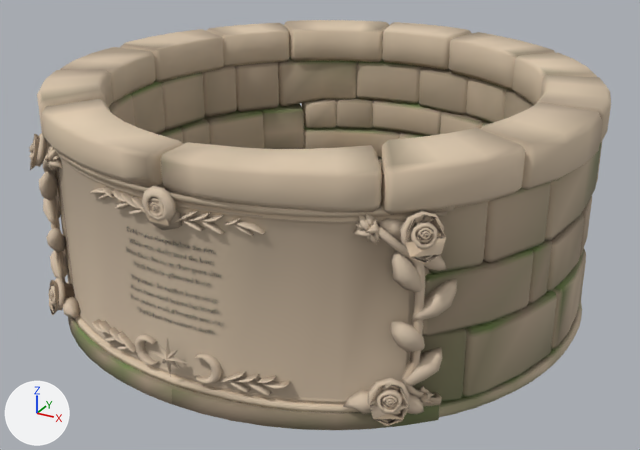
A saved change to the glTF model world/assets/models/inscriptions/site1-well-live.glb.
The view is the same before and after, from a 50 mm lens placed at (1.87, -3.45, 2.02), pointed at (0.02, -0.08, 0.33). Lighting does not change. The marker at lower left points along +X, +Y and +Z. The older version comes first. Vertices at exactly the same position are counted once.

In view in the first picture: 'Monument_site1'.
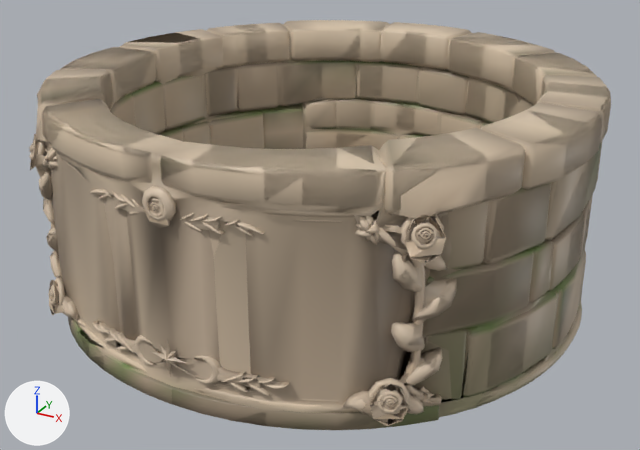
Changed parts and their boxes [x1, y1, x2, y2] in the pictures (640 x 450 px):
'lod_far', added (brown)
    after: [31, 24, 603, 423]
'lod_near', added
    after: [33, 22, 604, 430]
part 1 of me_monument_site1_mesh, deleted
    before: [126, 227, 224, 335]
part 2 of me_monument_site1_mesh, recoloured
    both: [30, 22, 611, 427]

Patch to the scene script:
```diff
--- a/world/assets/models/inscriptions/site1-well-live.glb.py
+++ b/world/assets/models/inscriptions/site1-well-live.glb.py
@@ mat_defaultmaterial @@
+mat_defaultmaterial = bpy.data.materials.new('DefaultMaterial')
+mat_defaultmaterial.use_nodes = True; mat_defaultmaterial.node_tree.nodes.clear()
+_N = mat_defaultmaterial.node_tree.nodes; _L = mat_defaultmaterial.node_tree.links
+n0 = _N.new('ShaderNodeOutputMaterial'); n0.name = 'Material Output'
+n1 = _N.new('ShaderNodeBsdfPrincipled'); n1.name = 'Principled BSDF'
+n2 = _N.new('ShaderNodeVertexColor'); n2.name = 'Color Attribute'
+_L.new(n1.outputs[0], n0.inputs[0])  # 'BSDF' to 'Surface'
+_L.new(n2.outputs[0], n1.inputs[0])  # 'Color' to 'Base Color'
@@ mat_defaultmaterial_002 @@
+mat_defaultmaterial_002 = bpy.data.materials.new('DefaultMaterial.002')
+mat_defaultmaterial_002.use_nodes = True; mat_defaultmaterial_002.node_tree.nodes.clear()
+_N = mat_defaultmaterial_002.node_tree.nodes; _L = mat_defaultmaterial_002.node_tree.links
+n0 = _N.new('ShaderNodeOutputMaterial'); n0.name = 'Material Output'
+n1 = _N.new('ShaderNodeBsdfPrincipled'); n1.name = 'Principled BSDF'
+n2 = _N.new('ShaderNodeVertexColor'); n2.name = 'Color Attribute'
+_L.new(n1.outputs[0], n0.inputs[0])  # 'BSDF' to 'Surface'
+_L.new(n2.outputs[0], n1.inputs[0])  # 'Color' to 'Base Color'
@@ mat_defaultmaterial_001 @@
+mat_defaultmaterial_001 = bpy.data.materials.new('DefaultMaterial.001')
+mat_defaultmaterial_001.use_nodes = True; mat_defaultmaterial_001.node_tree.nodes.clear()
+_N = mat_defaultmaterial_001.node_tree.nodes; _L = mat_defaultmaterial_001.node_tree.links
+n0 = _N.new('ShaderNodeOutputMaterial'); n0.name = 'Material Output'
+n1 = _N.new('ShaderNodeBsdfPrincipled'); n1.name = 'Principled BSDF'
+n2 = _N.new('ShaderNodeVertexColor'); n2.name = 'Color Attribute'
+_L.new(n1.outputs[0], n0.inputs[0])  # 'BSDF' to 'Surface'
+_L.new(n2.outputs[0], n1.inputs[0])  # 'Color' to 'Base Color'
@@ me_monument_site1_mesh @@
 # used by ob_monument_site1; location = (0.0, 0.0, 0.0)
-me_monument_site1_mesh.from_pydata(...)  # 37296 vertices, 56865 faces; spans x -1.24..1.24, y -1.24..1.24, z -0.01..1.05
+me_monument_site1_mesh.from_pydata(...)  # 21858 vertices, 41620 faces; spans x -1.24..1.24, y -1.24..1.24, z 0.0..1.05
+# me_monument_site1_mesh part 1: 473 loose pieces with 15242 vertices, spanning x -1.08..1.08, y -1.18..1.08, z 0.01..0.69, are deleted
+# me_monument_site1_mesh part 2: 40072 faces spanning x -1.24..1.24, y -1.24..1.24, z 0.0..1.05 switch from mat_mat_monument_vertexbaked to mat_defaultmaterial
+# other edits to the shape of me_monument_site1_mesh do not show in these pictures
@@ me_lod_far_mesh @@
+me_lod_far_mesh.from_pydata(...)  # 2031 vertices, 5043 faces; spans x -1.24..1.24, y -1.24..1.24, z 0.0..1.05
+me_lod_far_mesh.materials.append(mat_defaultmaterial_002)
@@ me_lod_near_mesh @@
+me_lod_near_mesh.from_pydata(...)  # 3985 vertices, 9242 faces; spans x -1.24..1.24, y -1.23..1.24, z 0.0..1.05
+me_lod_near_mesh.materials.append(mat_defaultmaterial_001)
@@ ob_lod_far @@
+ob_lod_far = bpy.data.objects.new('lod_far', me_lod_far_mesh)
+ob_lod_far.location = (0.0, 0.0, 0.0)
@@ ob_lod_near @@
+ob_lod_near = bpy.data.objects.new('lod_near', me_lod_near_mesh)
+ob_lod_near.location = (0.0, 0.0, 0.0)
```
